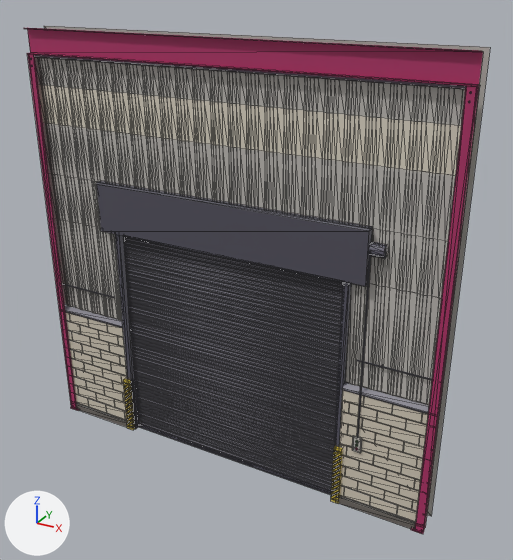
What one commit did to the glTF model assets/models/props/hall_shutter.glb.
The view is the same before and after, from a 50 mm lens placed at (6.06, -9.98, 8.97), pointed at (0.47, 0.2, 3.88). Lighting does not change. The marker at lower left points along +X, +Y and +Z. The picture after the commit comes second. Mesh edges are drawn as thin lines. Vertices at exactly the same position are counted once.

Objects in the first picture: 'HallShutter'.
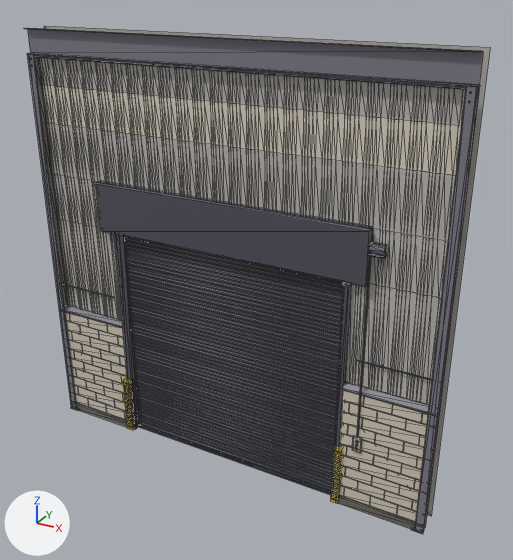
Changed parts and their boxes [x1, y1, x2, y2] in the pictures (513 x 560 px):
```json
{"part": 1, "of": "me_hallshutter", "change": "recoloured", "before": [24, 28, 483, 534], "after": [24, 28, 483, 534]}
```

Edits to the scene script, one JSON object a line:
```json
{"block": "me_hallshutter", "where": "me_hallshutter.from_pydata(...)  # 2392 vertices, 2142 faces; spans x -4.0..4.0, y -0.25..0.25, z 0.0..8.0"}
{"block": "me_hallshutter", "where": "# used by ob_hallshutter; location = (0.0, 0.0, 0.0)"}
{"block": "me_hallshutter", "change": "me_hallshutter part 1: 42 faces centred in x -3.99..3.99, y -0.25..-0.14, z 0.01..7.99 are repainted in the vertex colours; the middle colour goes from pink #c23874 to grey #8c8a96"}
```
